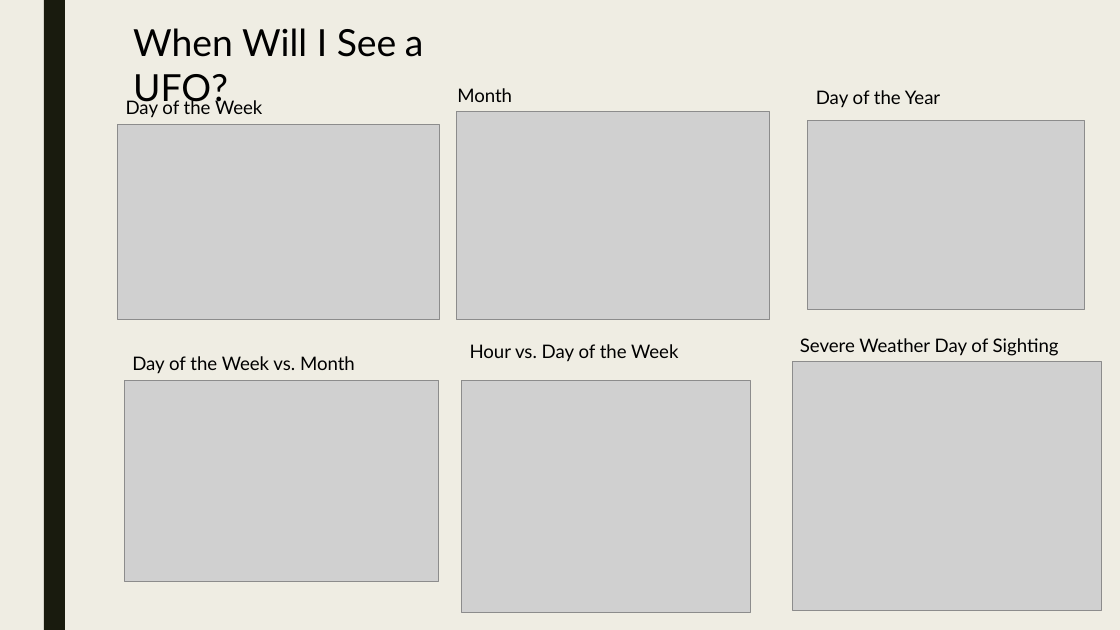
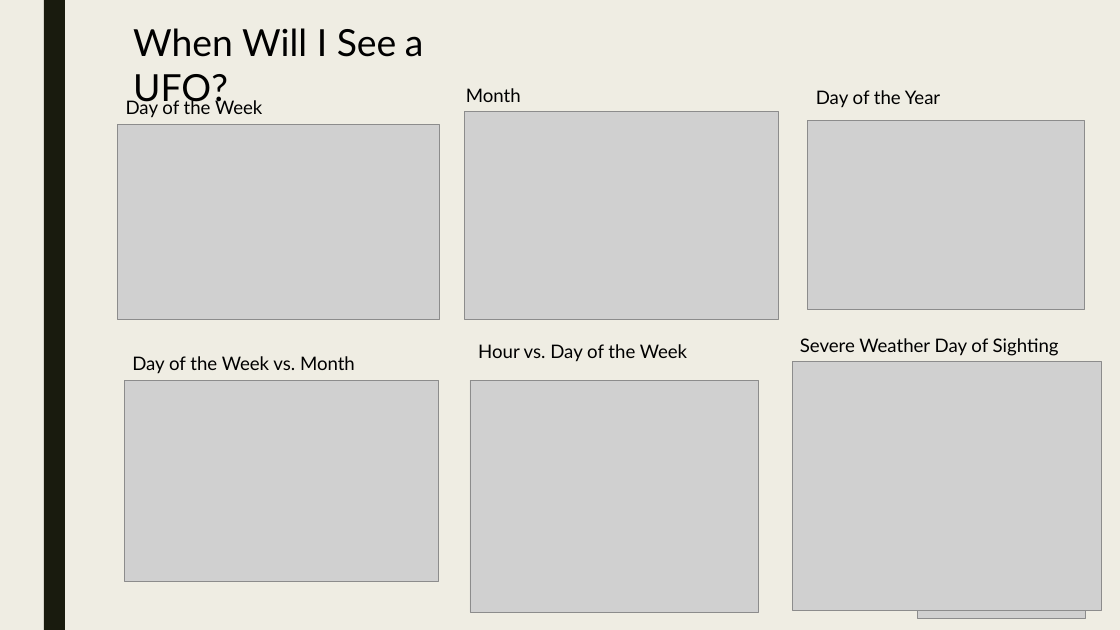
Before and after one commit to Preetikasri/UFO-Sightings-Analysis, a slide deck: slide 8 of ufo_presentation_v1.pptx. Drawn at 1120x630 pixels with LibreOffice and Linux fonts; fonts in the diff are those of the drawing; grey boxes stand for pictures. Boxes give left, top, right and bottom in pixels: in the first picture for what was removed or moved away, otherwise in the second. Text is boxed around its words. In the diff, an @@ line names an element or a change of style, - is before the commit and + after.

```diff
--- a/ufo_presentation_v1.pptx
+++ b/ufo_presentation_v1.pptx
@@ 2 pictures, 2 texts: place and size @@
-2 pictures, 2 texts at (456, 88, 770, 613)
+2 pictures, 2 texts at (465, 88, 778, 613)
@@ picture added at (918, 450, 1086, 618) @@
```
Also in this commit, not shown: 8 other slides changed, 3 slides added.
